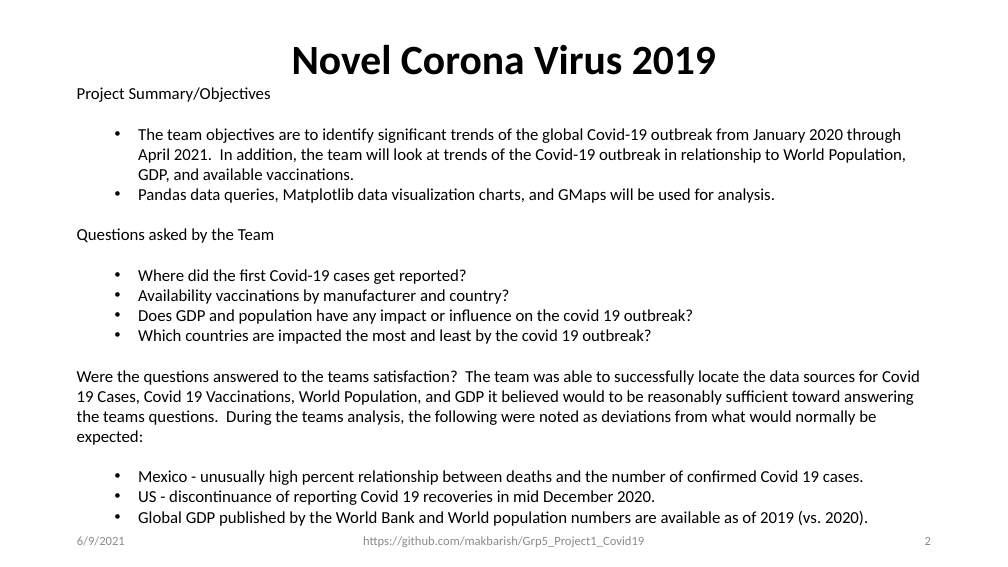
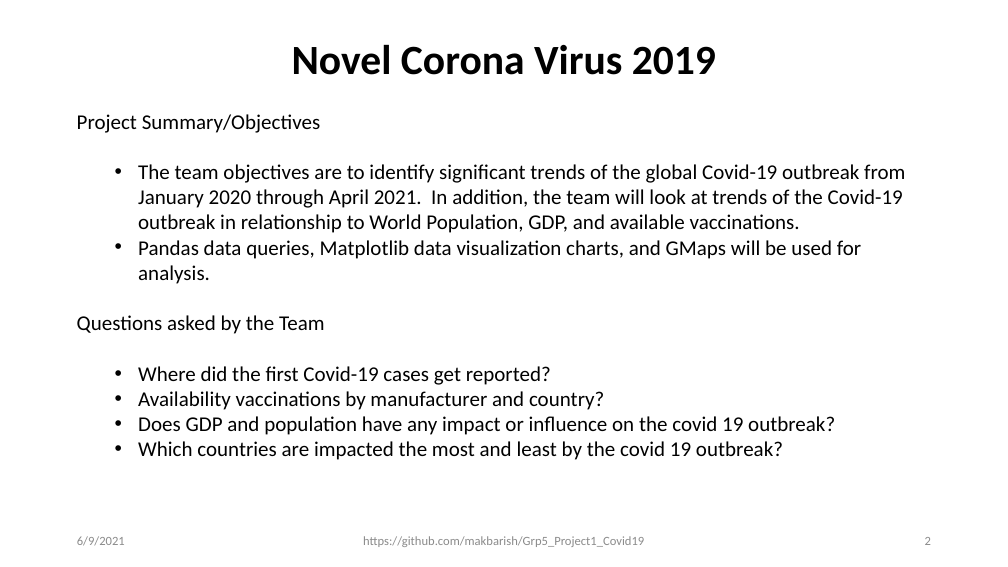
Before and after one commit to makbarish/Grp5_Project1_Covid19, a slide deck: slide 2 of Clay/Novel_Corona_Virus_2019_v3.pptx. Drawn at 1008x567 pixels with LibreOffice and Linux fonts; fonts in the diff are those of the drawing. Boxes give left, top, right and bottom in pixels: in the first picture for what was removed or moved away, otherwise in the second. Text is boxed around its words. In the diff, an @@ line names an element or a change of style, - is before the commit and + after.

Commit message:
Updated ppt file

```diff
--- a/Clay/Novel_Corona_Virus_2019_v3.pptx
+++ b/Clay/Novel_Corona_Virus_2019_v3.pptx
@@ text "Project Summary/Objectives": place and size @@
-text "Project Summary/Objectives" at bbox=[77, 87, 920, 526]
+text "Project Summary/Objectives" at bbox=[77, 114, 905, 460]
@@ text "Project Summary/Objectives" at bbox=[77, 114, 905, 460]: size 16 to 20 pt @@
@@ text at bbox=[77, 370, 920, 526]: paragraphs removed @@
-Were the questions answered to the teams satisfaction? The team was able to successfully locate the data sources for Covid 19 Cases, Covid 19 Vaccinations, World Population, and GDP it believed would to be reasonably sufficient toward answering the teams questions. During the teams analysis, the following were noted as deviations from what would normally be expected:
-  • Mexico - unusually high percent relationship between deaths and the number of confirmed Covid 19 cases.
-  • US - discontinuance of reporting Covid 19 recoveries in mid December 2020.
-  • Global GDP published by the World Bank and World population numbers are available as of 2019 (vs. 2020).
```
Also in this commit, not shown: 6 other slides changed, 2 slides added.
